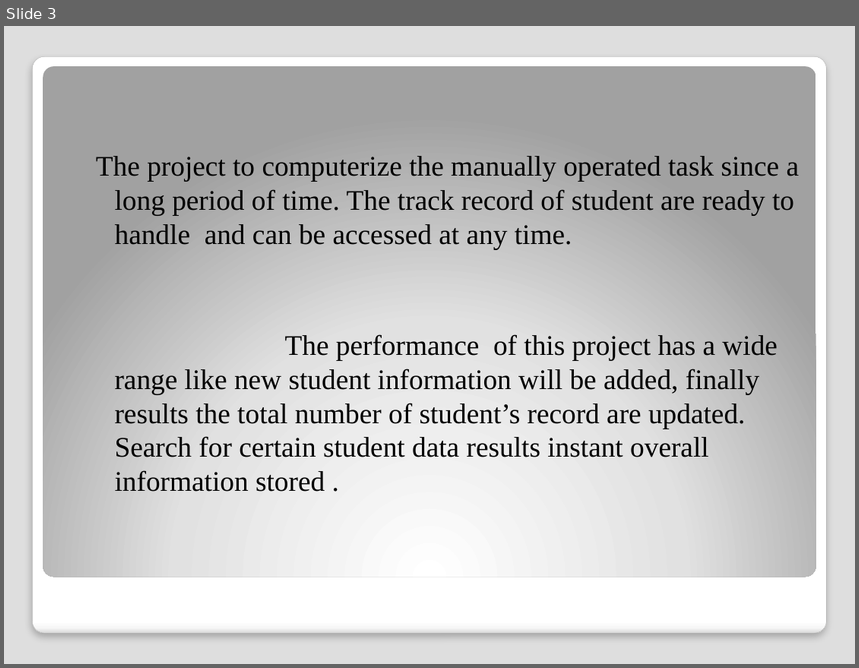
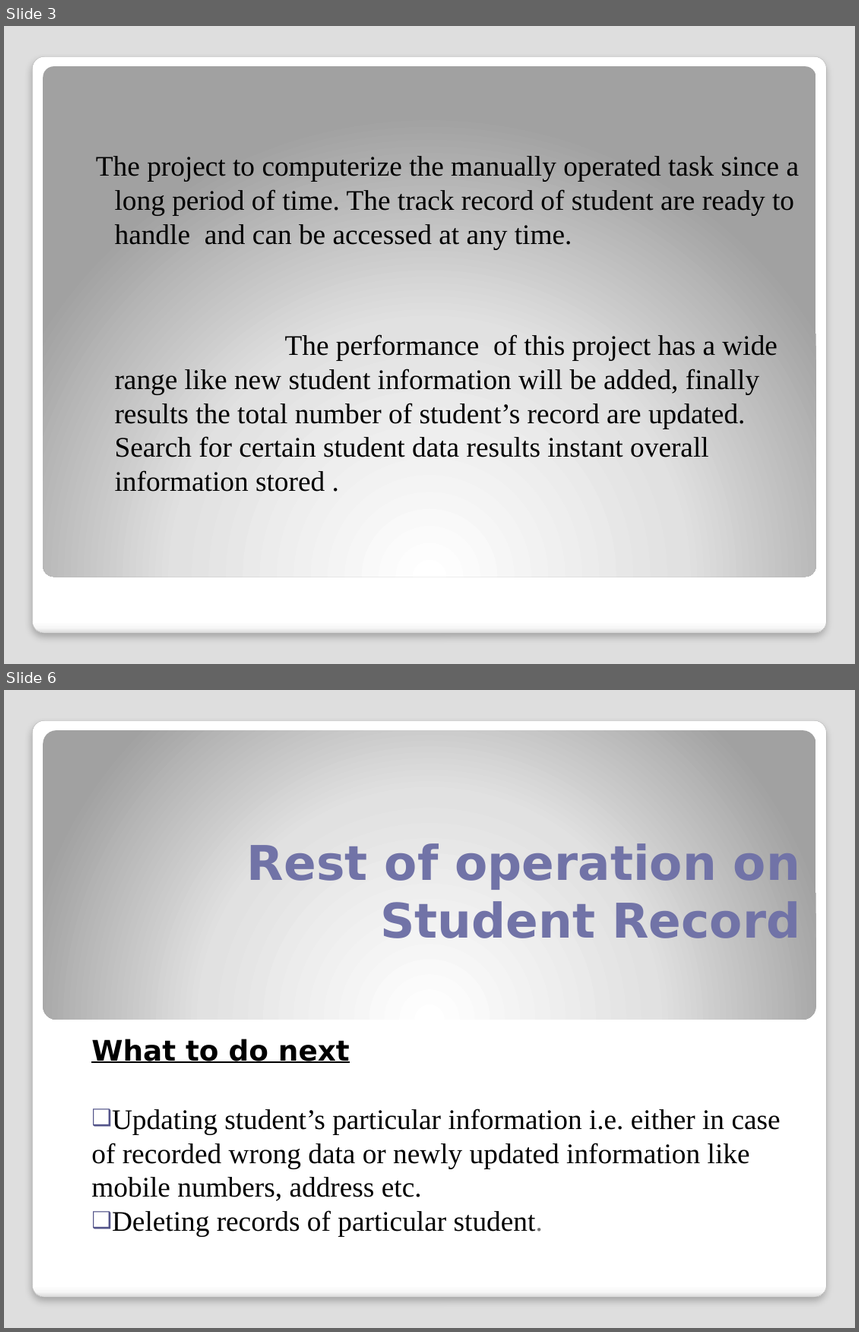
Before and after one commit to SudipKumarSah-0934/SPL-1, a slide deck: presentation.pptx. Shown one above the other, each under a label of ours: slide 3 before the commit, slides 3 and 6 after it; the slides between them are not shown. The pictures are 859x668 and 859x1332 pixels, drawn with LibreOffice and Linux fonts; fonts in the diff are those of the drawing. Boxes give left, top, right and bottom in pixels: in the first picture for what was removed or moved away, otherwise in the second. Text is boxed around its words. In the diff, an @@ line names an element or a change of style, - is before the commit and + after.

```diff
--- a/presentation.pptx
+++ b/presentation.pptx
@@ slide 6 added at (4, 690, 855, 1328), background #DEDEDE; not listed: 1 template element that a slide beside it also shows @@
@@ rounded rectangle added at (44, 730, 816, 1019), fill gradient #FFFFFF to #E1E1E1 to #A2A2A2 @@
@@ title added at (247, 844, 800, 948), 40.5 pt, text #7273A7, bold @@
+Rest of operation on Student Record
@@ subtitle added at (91, 1039, 781, 1236), 24 pt, text #000000 @@
+What to do next
+❑ Updating student’s particular information i.e. either in case of recorded wrong data or newly updated information like mobile numbers, address etc.
+❑ Deleting records of particular student.
```
Also in this commit, not shown: 2 other slides changed, 5 other slides added, 1 slide removed.
